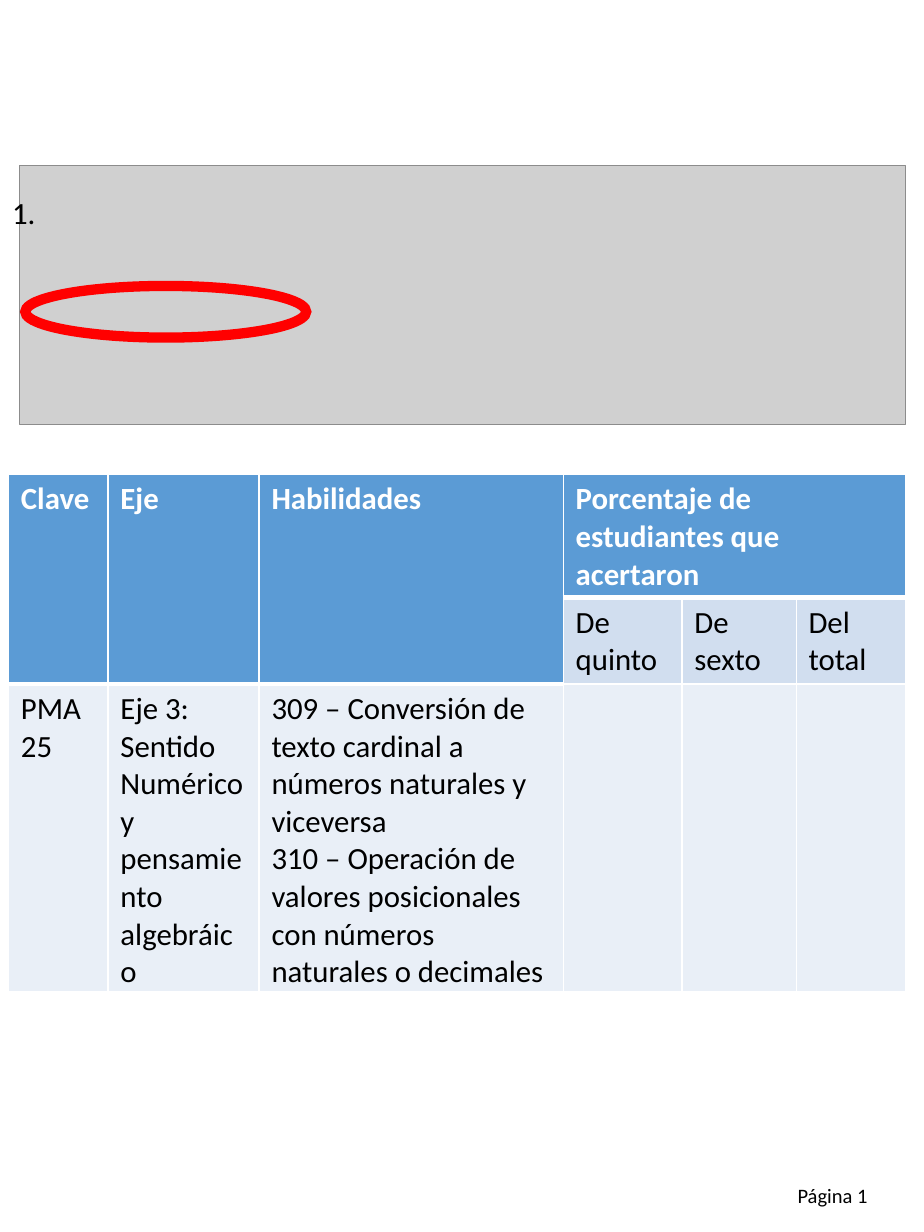
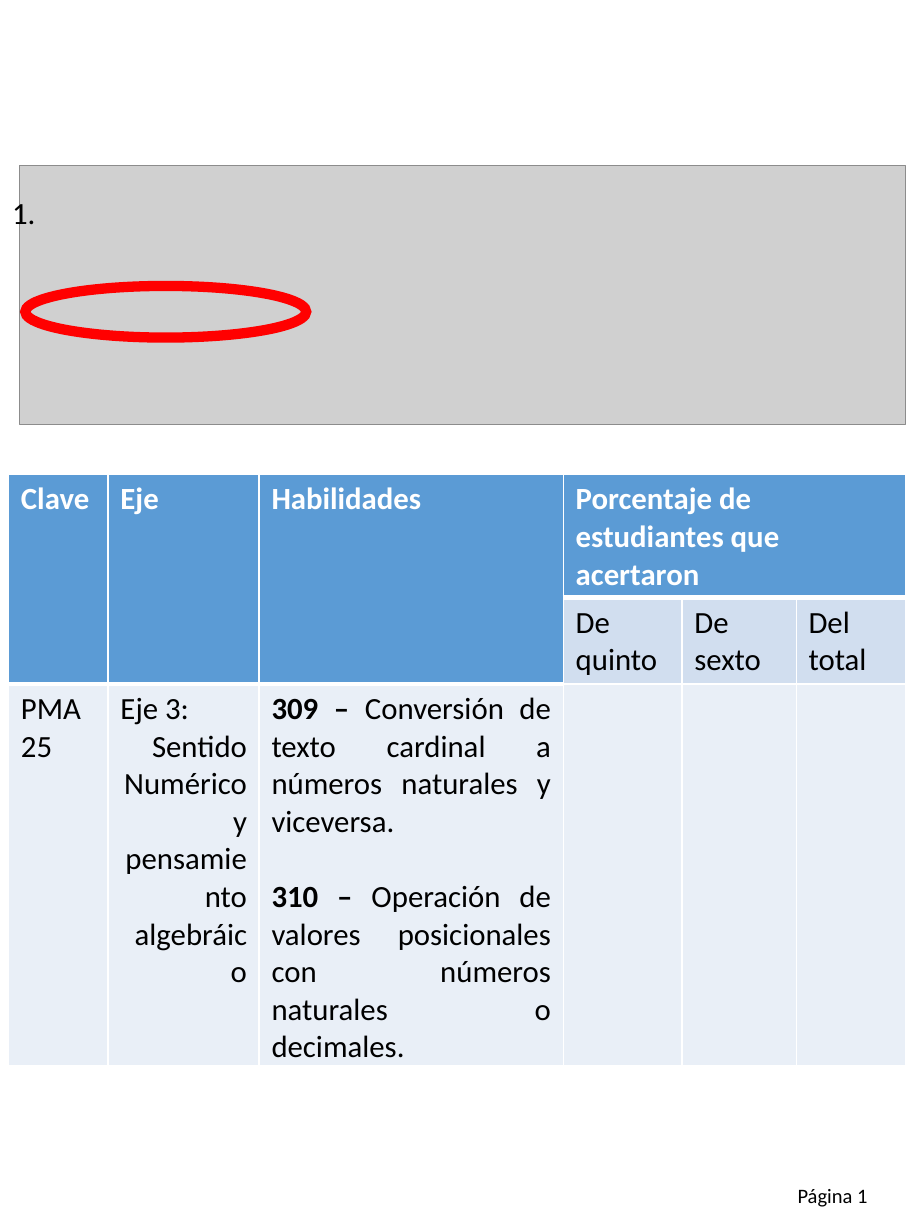
Before and after one commit to Adrifelcha/afchavez-019, a slide deck: slide 4 of Lancaster/Reporte_02_Q-Preliminar/Info_per_Item.pptx. Drawn at 924x1232 pixels with LibreOffice and Linux fonts; fonts in the diff are those of the drawing; grey boxes stand for pictures. Boxes give left, top, right and bottom in pixels: in the first picture for what was removed or moved away, otherwise in the second. Text is boxed around its words. In the diff, an @@ line names an element or a change of style, - is before the commit and + after.

```diff
--- a/Lancaster/Reporte_02_Q-Preliminar/Info_per_Item.pptx
+++ b/Lancaster/Reporte_02_Q-Preliminar/Info_per_Item.pptx
@@ table at (9,474,907,1062) @@
-row 3, column 3: 309 – Conversión de texto cardinal a números naturales y viceversa / 310 – Operación de valores posicionales con números naturales o decimales
+row 3, column 3: 309 – Conversión de texto cardinal a números naturales y viceversa. / 310 – Operación de valores posicionales con números naturales o decimales.
@@ alignment left to justified @@
@@ alignment left to right @@
```
Also in this commit, not shown: 8 other slides changed, 1 other file.
